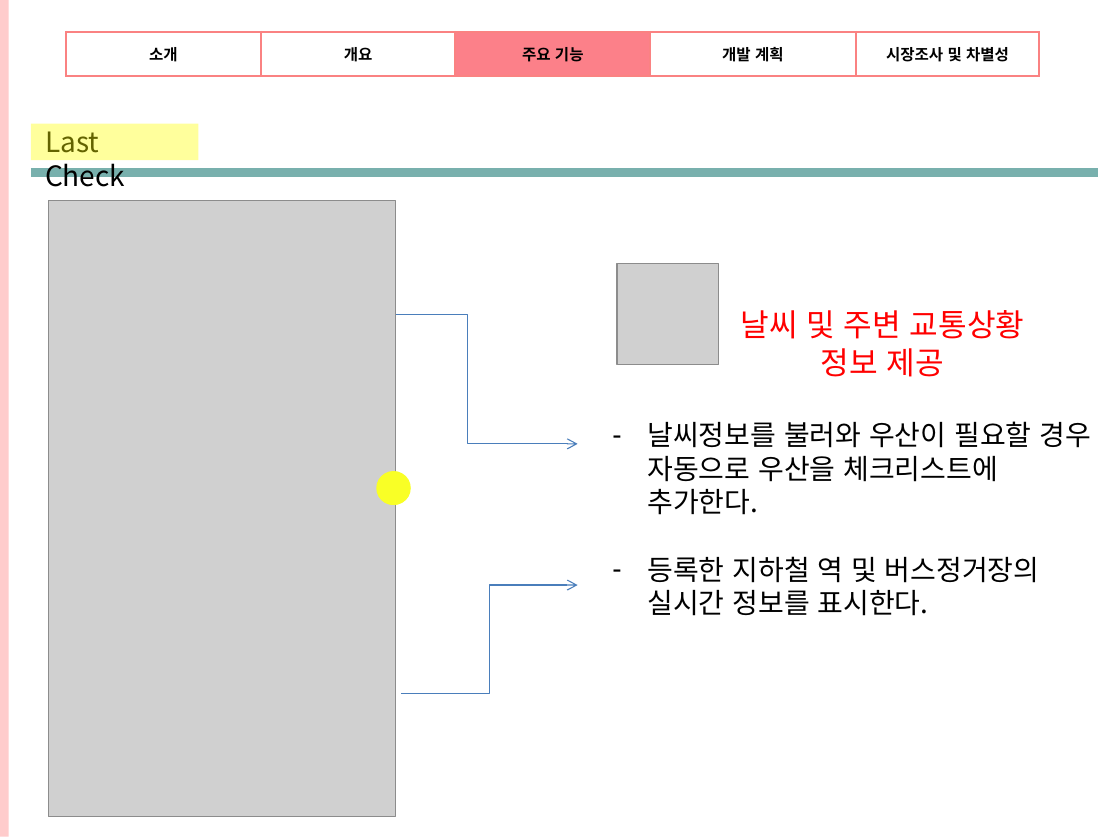
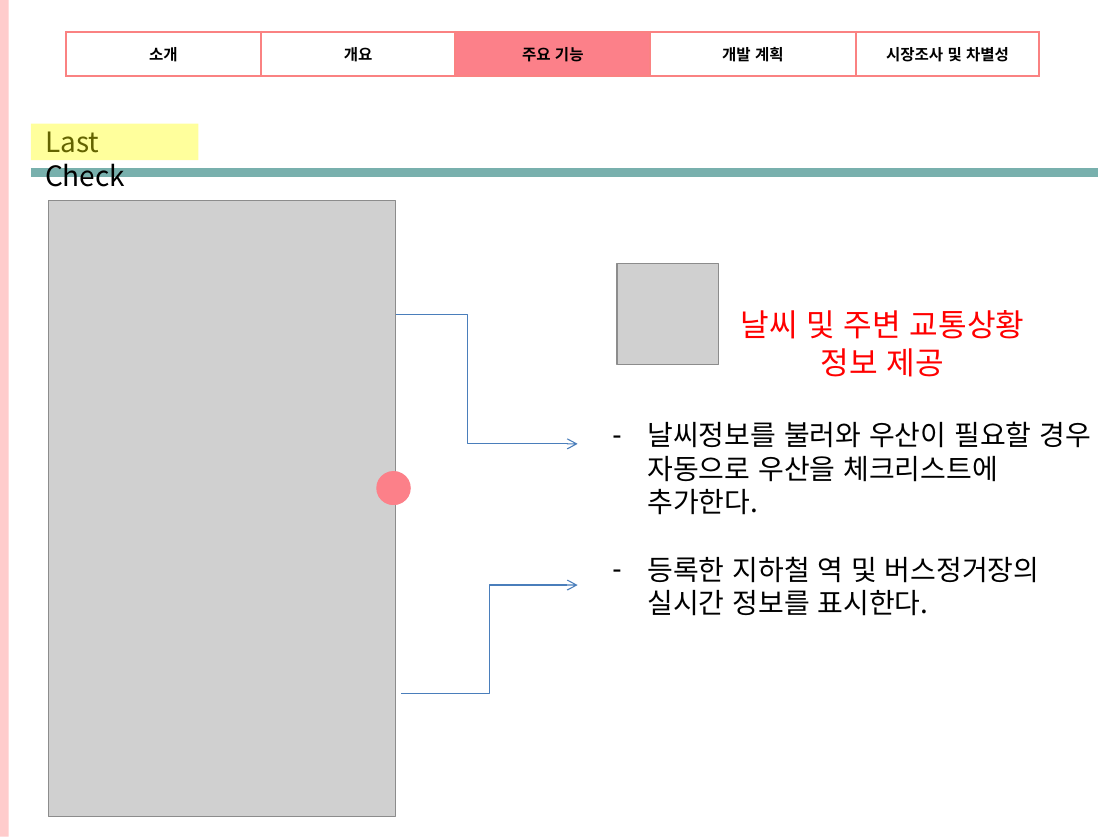
Before and after one commit to OriginalNetworkExperts/SystemConstruct, a slide deck: slide 10 of 시스템분석설계ppt.pptx. Drawn at 1120x840 pixels with LibreOffice and Linux fonts; fonts in the diff are those of the drawing; grey boxes stand for pictures; background and template pictures are left out. Boxes give left, top, right and bottom in pixels: in the first picture for what was removed or moved away, otherwise in the second. Text is boxed around its words. In the diff, an @@ line names an element or a change of style, - is before the commit and + after.

```diff
--- a/시스템분석설계ppt.pptx
+++ b/시스템분석설계ppt.pptx
@@ ellipse at [376, 472, 410, 505]: fill #F9FF26 to #FC8089 @@
@@ ellipse at [377, 472, 411, 505]: fill #F9FF26 to #FC8089 @@
```
Also in this commit, not shown: 7 other slides changed.
